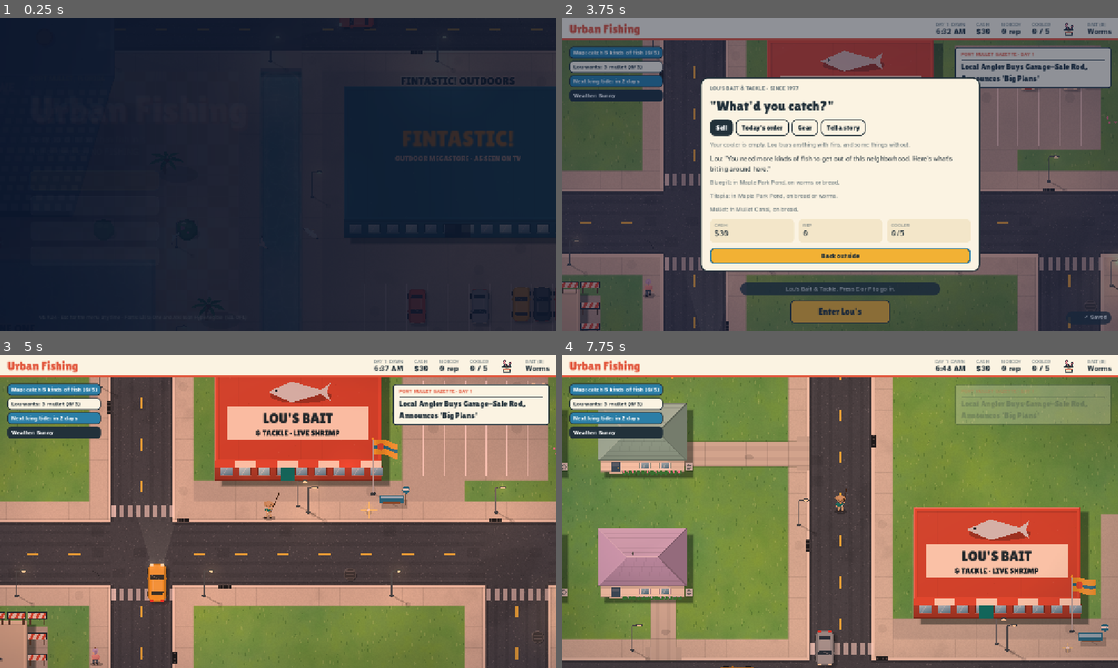
Above: before the commit, frames 1-4 (two rows, left to right).
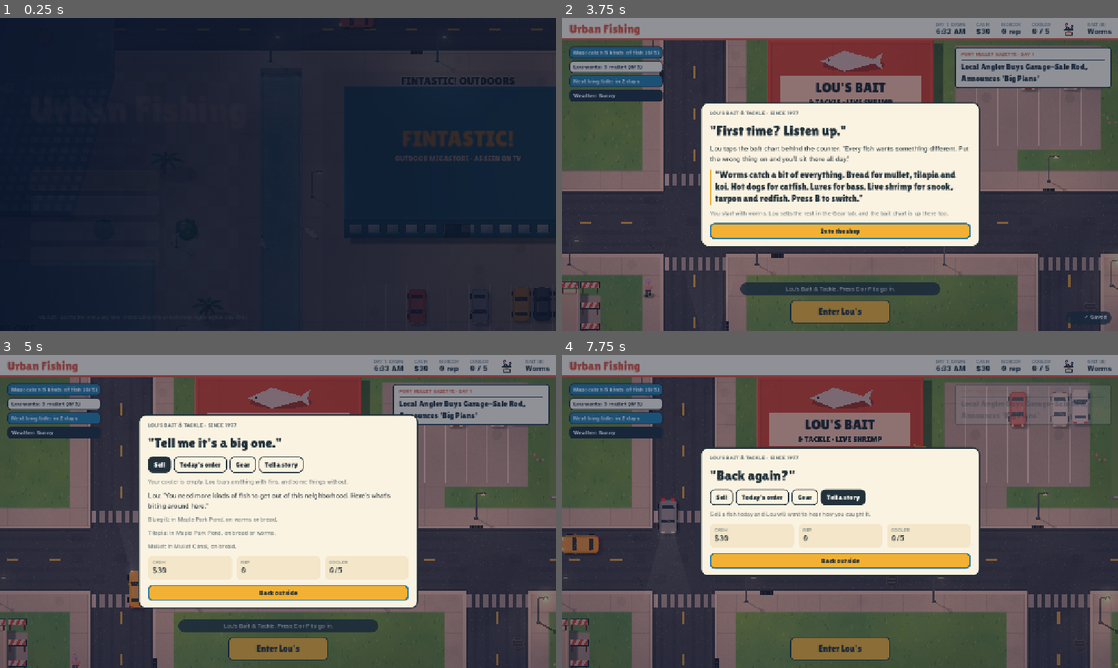
Above: after the commit, the same moments.

Repository: Paulrizzoli/urban-fishing
Game: Godot game, scene res://scenes/main.tscn
Same seed, same stepped clock (60 frames per second), same inputs: the game is played once before the commit and once after it.
Inputs (mouse positions are in pixels of both pictures, inside the frame that each line leads up to):
- Up to frame 1 (0.25 s): no input
- Up to frame 2 (3.75 s): click "New game" at 0.5 s; click "Enter Lou's" at 1.25 s; click "Enter Lou's" at 2 s; click "Go fishing" at 2.75 s; tap E at 3.5 s; move the mouse to (962, 158) at 3.52 s; hold Right from 3.53 s (still down); tap M at 3.6 s; click (962, 158) at 3.67 s
- Up to frame 3 (5 s): tap Space at 3.77, 4.07 s; release Right at 4.25 s; tap E at 4.25 s; drag from (166, 527) to (250, 574) at 4.27 s
- Up to frame 4 (7.75 s): click (723, 464) at 5 s, where only the run after the commit has a clickable "Sell"; click (806, 464) at 5.75 s, where only the run after the commit has a clickable "Gear"; click (723, 423) at 6.5 s, where only the run after the commit has a clickable "Sell"; click (845, 464) at 7.25 s, where only the run after the commit has a clickable "Tell a story"

The runs differ from the first frame. In frame 2, 17% of the frame differs, in the area x 24-76%, y 18-82%; in frame 3, 94%; in frame 4, 97%, in the area x 0-100%, y 0-100%.

Commit message:
Lou's bait chart on your first visit to Lou's and in the Gear tab; place-name prompts fade after 5 seconds (v0.9.25)
Co-Authored-By: Claude Opus 5.5 <noreply@anthropic.com>
Claude-Session: https://claude.ai/code/session_01RiRsEGpfjfQCRp5xWUhbyh

Diff:
--- a/godot/project.godot
+++ b/godot/project.godot
@@ -5,7 +5,7 @@
 
 config/name="Urban Fishing"
 config/description="A Florida fishing-and-sneaking game set in Port Mullet."
-config/version="0.9.24"
+config/version="0.9.25"
 config/icon="res://icon.png"
 config/windows_native_icon="res://icon.ico"
 run/main_scene="res://scenes/main.tscn"
--- a/godot/scripts/hud.gd
+++ b/godot/scripts/hud.gd
@@ -25,6 +25,11 @@
 var card_box: VBoxContainer
 var fishing: Fishing
 var hint_t := 0.0
+## Place-name prompts (Lou's, home, the marina, the bus stop) fade out after PLACE_SECS.
+const PLACES := ["shop", "home", "marina", "bus"]
+const PLACE_SECS := 5.0
+var place_near := ""
+var place_t := 0.0
 var boat_text := ""
 var chips: Array = []
 var boat_btn: Button
@@ -237,7 +242,13 @@
 	action.add_theme_color_override("font_color", Color.WHITE if col == CORAL else INK)
 	action.add_theme_color_override("font_hover_color", Color.WHITE if col == CORAL else INK)
 	action.add_theme_color_override("font_pressed_color", Color.WHITE if col == CORAL else INK)
-	if hint_t > 0: hint_t -= get_process_delta_time()
+	var dt := get_process_delta_time()
+	if st == "idle" and near in PLACES:
+		if near != place_near: place_near = near; place_t = 0.0
+		place_t += dt
+	else: place_near = ""; place_t = 0.0
+	hint.modulate.a = 1.0
+	if hint_t > 0: hint_t -= dt
 	else:
 		var m := ""
 		match st:
@@ -248,6 +259,9 @@
 			"nibble": m = "It's nibbling… wait for the big dip."
 			"bite": m = "NOW!"
 			"reel": m = "Hold to reel. Keep the needle in the green. Pull ◀ ▶ against the fish."
+		if place_near != "":
+			if place_t >= PLACE_SECS: m = ""
+			else: hint.modulate.a = clampf((PLACE_SECS - place_t) / 0.6, 0.0, 1.0)
 		hint.text = m
 	hint.visible = hint.text != ""
 	meters.visible = st == "power" or st == "reel"
--- a/godot/scripts/main.gd
+++ b/godot/scripts/main.gd
@@ -9,6 +9,8 @@
 const ROSA := Vector2(34.4, 165.6)
 const STORY_LINES_OK := ["Lou whistles. The regulars nod.", "Somebody buys you a soda.", "Lou writes it on the whiteboard."]
 const STORY_LINES_NO := ["Lou laughs so hard he has to sit down.", "A regular holds his hands two inches apart.", "\"Sure it was, buddy.\""]
+## Lou's bait chart: shown the first time you walk into Lou's, and in the Gear tab.
+const BAIT_TIP := "\"Worms catch a bit of everything. Bread for mullet, tilapia and koi. Hot dogs for catfish. Lures for bass. Live shrimp for snook, tarpon and redfish. Press B to switch.\""
 const GROUND_SHADER := preload("res://shaders/ground.gdshader")
 const SEE_THROUGH := preload("res://shaders/see_through.gdshader")
 
@@ -62,6 +64,7 @@
 # test hook: godot --path . -- --at=x,y,hour --shot=out.png [--open=shop]
 var test_shot := ""
 var test_frames := 0
+var test_shot_frame := 90   # --shot-frame=N takes the shot later, e.g. to see a prompt fade out
 
 func _ready() -> void:
 	# the test hooks that put you somewhere or deep in the story start with the whole town open
@@ -72,6 +75,7 @@
 			var v := a.substr(5).split(",")
 			Game.S.x = float(v[0]); Game.S.y = float(v[1]); Game.S.min = float(v[2]) * 60.0; Game.S.started = true
 		if a.begins_with("--shot="): test_shot = a.substr(7)
+		if a.begins_with("--shot-frame="): test_shot_frame = int(a.substr(13))
 		if a.begins_with("--boat="): Game.S.boat = true; Game.S.boat_kind = a.substr(7); Game.S.gear.kayak = 1; Game.S.gear.skiff = 1
 		if a.begins_with("--day="): Game.S.day = int(a.substr(6)); Game.S.min += (Game.S.day - 1) * 1440.0
 		if a.begins_with("--story="): Game.S.saga.ch = int(a.substr(8)) - 1; Game.S.saga.done = int(a.substr(8)) > 1; Game.S.day = maxi(int(Game.S.day), Story.NOTE_DAY)
@@ -575,7 +579,7 @@
 	_bench()
 	if test_shot == "": return false
 	test_frames += 1
-	if test_frames == 90:
+	if test_frames == test_shot_frame:
 		get_viewport().get_texture().get_image().save_png(test_shot)
 		get_tree().quit()
 	return true
@@ -870,6 +874,15 @@
 	var S := Game.S
 	var sc := Story.scene()
 	if not sc.is_empty(): open_card(sc); return
+	if not S.get("bait_tip", false):
+		# the first time in, Lou tells you which bait catches what
+		S.bait_tip = true; Game.save_game()
+		hud.open([["h3", "Lou's Bait & Tackle · since 1977"], ["h2", "\"First time? Listen up.\""],
+			["p", "Lou taps the bait chart behind the counter. \"Every fish wants something different. Put the wrong thing on and you'll sit there all day.\""],
+			["quote", BAIT_TIP],
+			["sub", "You start with worms. Lou sells the rest in the Gear tab, and the bait chart is up there too."],
+			["row", [["Into the shop", func(): open_shop(), true, "hot"]]]])
+		return
 	var tabs := []
 	var story_on: bool = int(S.saga.ch) > 0
 	if shop_tab == "note" and not story_on: shop_tab = "sell"
@@ -912,6 +925,7 @@
 				parts.append(["row", [["Hand it over" if have >= o.count else "Not enough yet", _fill_order, have >= o.count, "go"]]])
 		"gear":
 			parts.append(_kit_part())
+			parts.append(["sub", "Lou's bait chart: " + BAIT_TIP.trim_prefix("\"").trim_suffix("\"")])
 			_gear_list(parts, Game.gear.filter(func(g): return not g.has("where")))
 			parts.append(["sub", "Your rod: %s." % Game.rod().name + (" Boats, squid and big-game tackle are at the marina downtown." if S.visited.has("dt") else "")])
 		"note":
Not shown, changed: godot/export_presets.cfg
Not shown, changed: CHANGELOG.md
